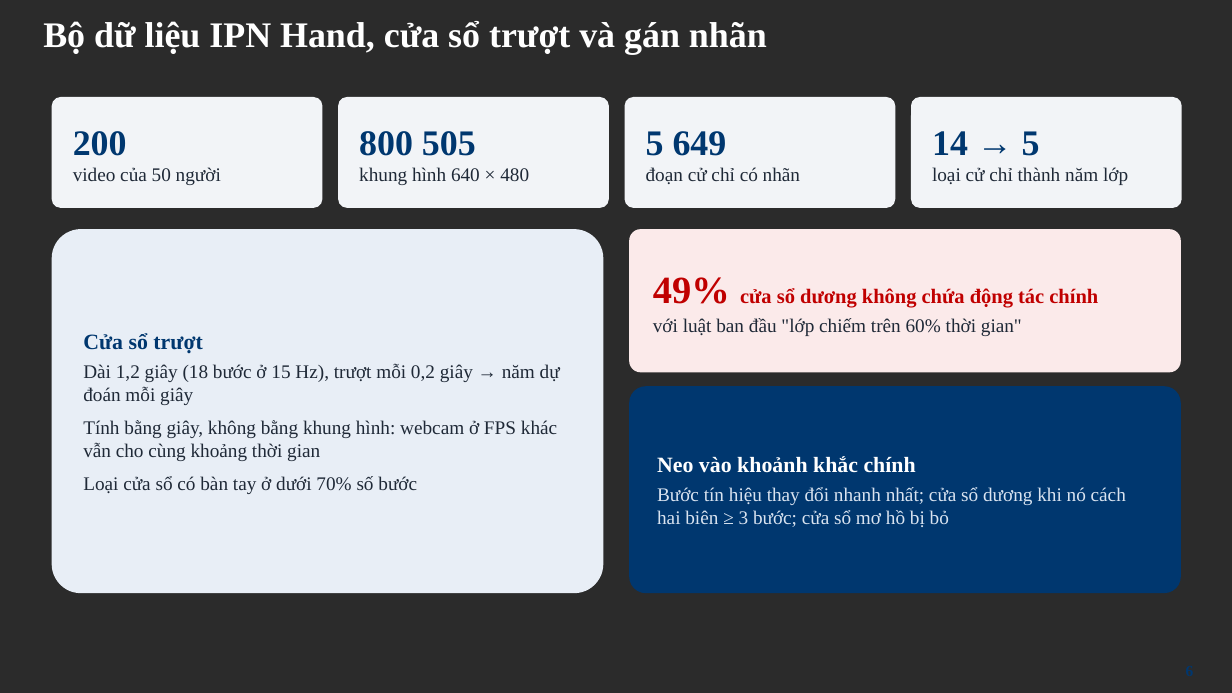
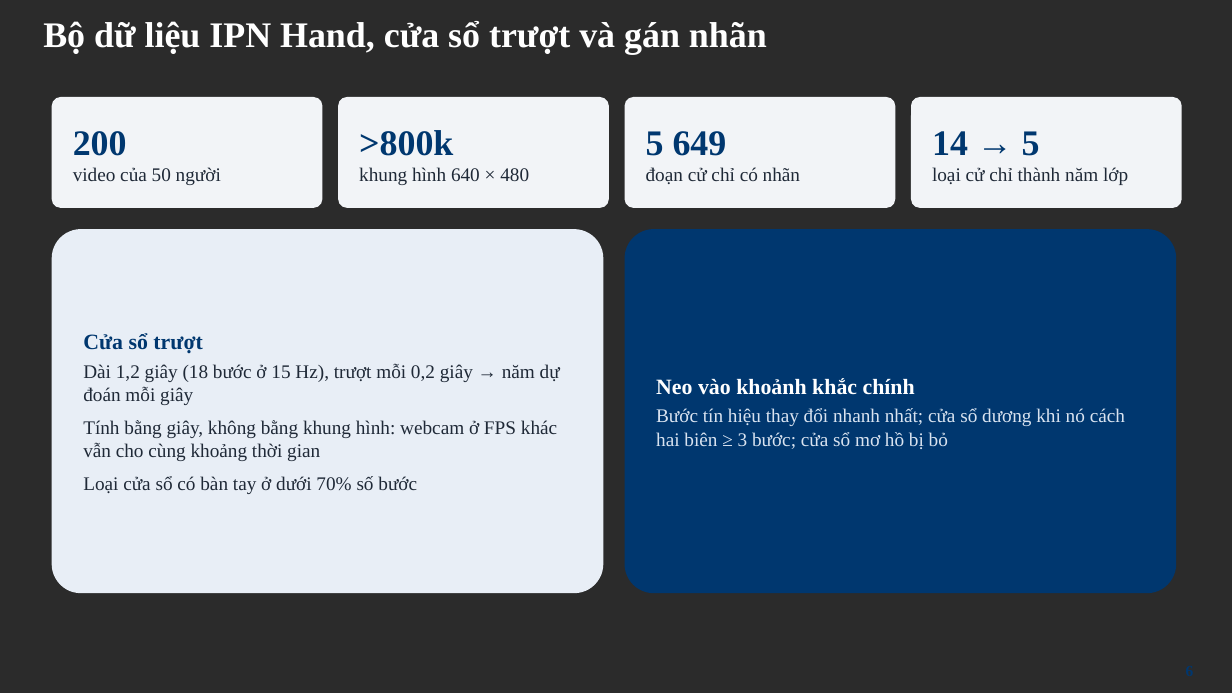
Before and after one commit to tienlamict/cv-action-recognition, a slide deck: slide 6 of docs/bao-cao-tong-ket-du-an.pptx. Drawn at 1232x693 pixels with LibreOffice and Linux fonts; fonts in the diff are those of the drawing; background and template pictures are left out; a plain dark background stands for a picture behind light text. Boxes give left, top, right and bottom in pixels: in the first picture for what was removed or moved away, otherwise in the second. Text is boxed around its words. In the diff, an @@ line names an element or a change of style, - is before the commit and + after.

Commit message:
update slides

```diff
--- a/docs/bao-cao-tong-ket-du-an.pptx
+++ b/docs/bao-cao-tong-ket-du-an.pptx
@@ text in rounded rectangle at [359, 130, 453, 156]: text changed @@
-800 505
+>800k
@@ rounded rectangle "Neo vào khoảnh khắc chính": place and size @@
-rounded rectangle "Neo vào khoảnh khắc chính" at [629, 386, 1181, 593]
+rounded rectangle "Neo vào khoảnh khắc chính" at [625, 229, 1177, 593]
@@ rounded rectangle removed at [629, 229, 1181, 372] @@
-49% cửa sổ dương không chứa động tác chính
-với luật ban đầu "lớp chiếm trên 60% thời gian"
```
Also in this commit, not shown: 3 other slides changed.
